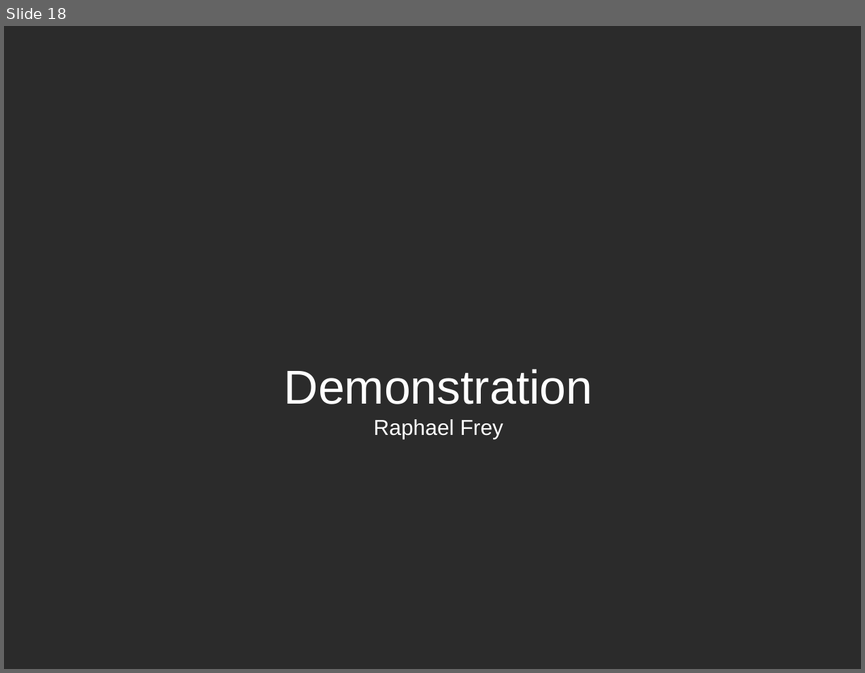
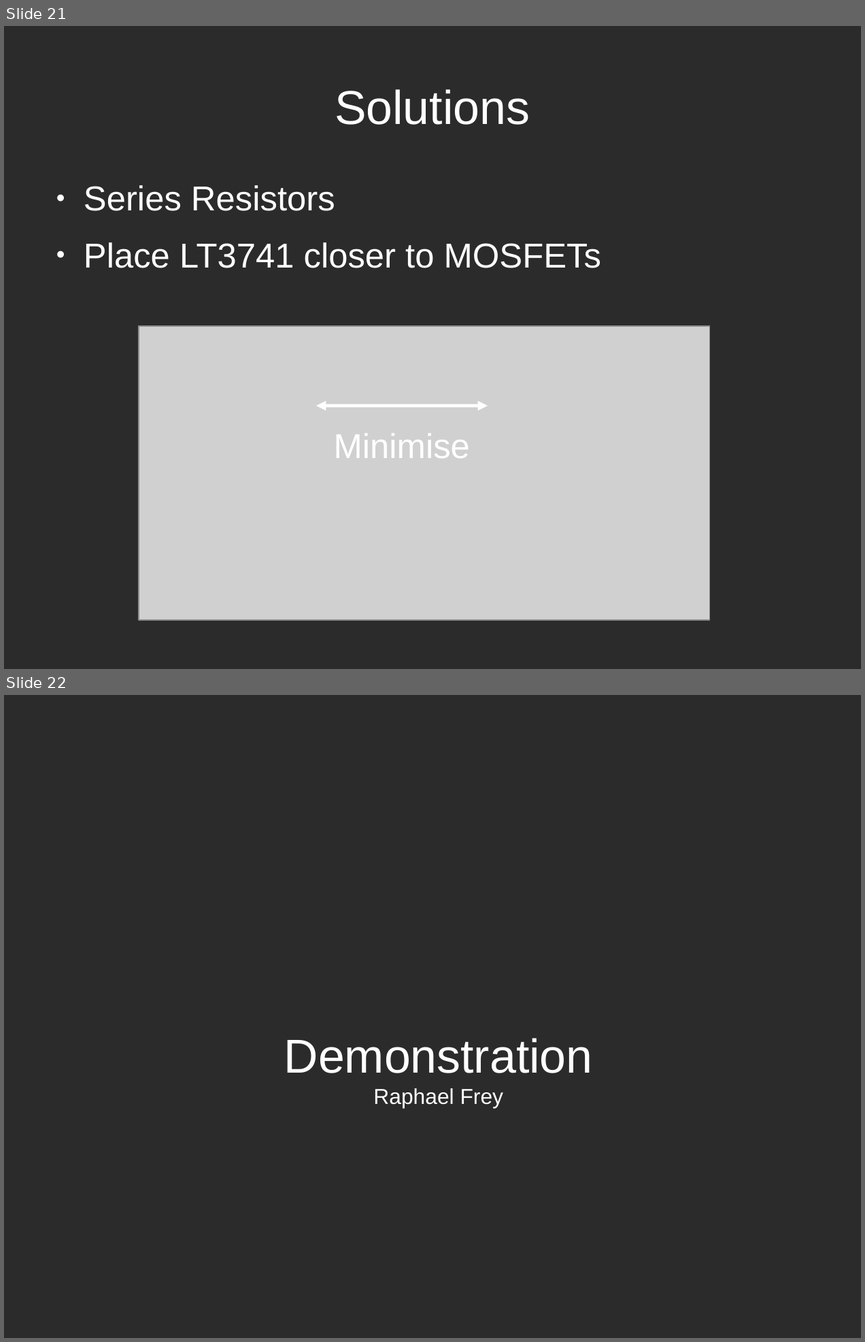
Before and after one commit to TheComet/bat6, a slide deck: doc/presentation/libreoffice/presentation.odp. Shown one above the other, each under a label of ours: slide 18 before the commit, slides 21 and 22 after it. The pictures are 865x673 and 865x1342 pixels, drawn with LibreOffice and Linux fonts; fonts in the diff are those of the drawing; grey boxes stand for pictures; background and template pictures are left out; a plain dark background stands for a picture behind light text. Boxes give left, top, right and bottom in pixels: in the first picture for what was removed or moved away, otherwise in the second. Text is boxed around its words. In the diff, an @@ line names an element or a change of style, - is before the commit and + after.

```diff
--- a/doc/presentation/libreoffice/presentation.odp
+++ b/doc/presentation/libreoffice/presentation.odp
@@ slide 21 added at (4, 26, 861, 669), background picture (left out) @@
@@ title added at (334, 89, 530, 125), 44 pt, text #FFFFFF @@
+Solutions
@@ text added at (84, 185, 601, 268), 32 pt, text #FFFFFF @@
+● Series Resistors
+● Place LT3741 closer to MOSFETs
@@ picture added at (139, 326, 709, 620) @@
@@ line added at (317, 405, 487, 405), outline #FFFFFF 3 pt, 32 pt, text #FFFFFF @@
+Minimise
@@ what was slide 18 is now slide 22 @@
```
Also in this commit, not shown: 3 slides changed, 9 other slides added, 6 slides removed.
